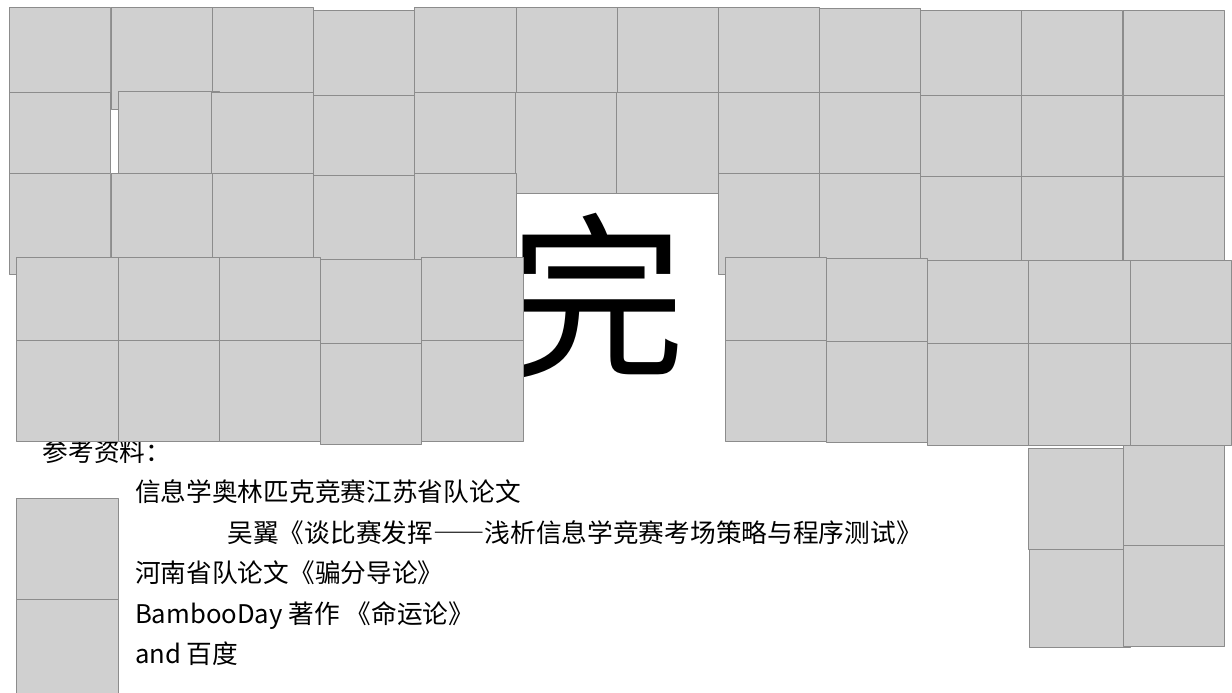
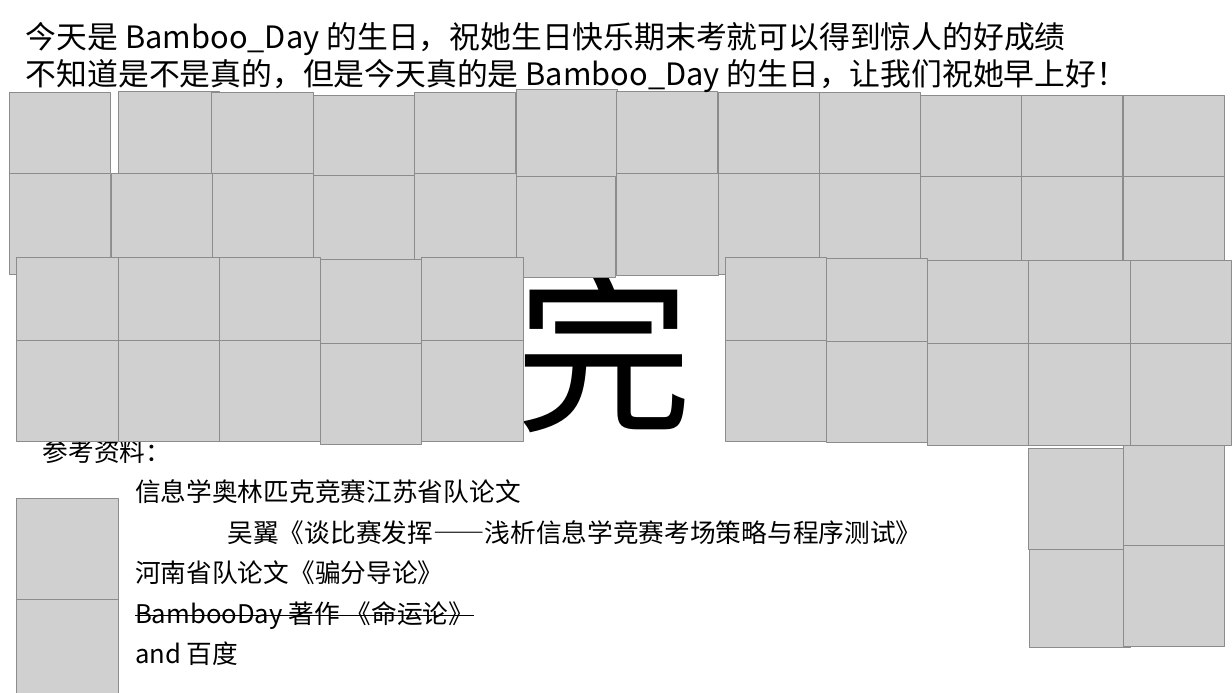
Before and after one commit to BambooDay/OI, a slide deck: slide 11 of 激情演讲.pptx. Drawn at 1232x693 pixels with LibreOffice and Linux fonts; fonts in the diff are those of the drawing; grey boxes stand for pictures. Boxes give left, top, right and bottom in pixels: in the first picture for what was removed or moved away, otherwise in the second. Text is boxed around its words. In the diff, an @@ line names an element or a change of style, - is before the commit and + after.

```diff
--- a/激情演讲.pptx
+++ b/激情演讲.pptx
@@ picture removed at (10,7,112,109) @@
@@ text added at (26,22,1127,94), 24 pt, text #000000 @@
+今天是 Bamboo_Day 的生日，祝她生日快乐期末考就可以得到惊人的好成绩
+不知道是不是真的，但是今天真的是 Bamboo_Day 的生日，让我们祝她早上好！
@@ picture removed at (111,7,213,109) @@
@@ picture removed at (213,7,314,109) @@
@@ picture removed at (313,10,415,112) @@
@@ picture removed at (415,7,517,109) @@
@@ picture removed at (719,7,821,109) @@
@@ picture removed at (820,8,921,110) @@
@@ picture removed at (921,11,1022,113) @@
@@ picture removed at (1022,11,1124,113) @@
@@ picture removed at (1124,11,1226,113) @@
@@ 3 pictures: place and size @@
-3 pictures at (516,7,719,194)
+3 pictures at (514,90,718,278)
@@ picture: place and size @@
-picture at (617,92,719,194)
+picture at (617,174,719,275)
@@ title "完" rewrapped from (509,183,686,406) to (516,238,693,442) @@
@@ text at (135,601,475,629): strikethrough on in "BambooDay 著作 《命运论》" @@
```
Also in this commit, not shown: 1 other slide changed, 1 other file.
